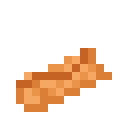
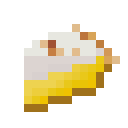
The second 128 x 128 image is a revision of the first. Changes to its layers:
showed group "pie_slices" (39 layers) over [left=24, top=24, right=120, bottom=112]
added layer "lemon_cream_pie_slice copy #1" in group "pie_slices" over [left=24, top=56, right=104, bottom=104]
showed "lemon_cream_pie_slice" over [left=24, top=24, right=120, bottom=112]
hid group "cannoli versions" (43 layers) over [left=16, top=48, right=112, bottom=112]
